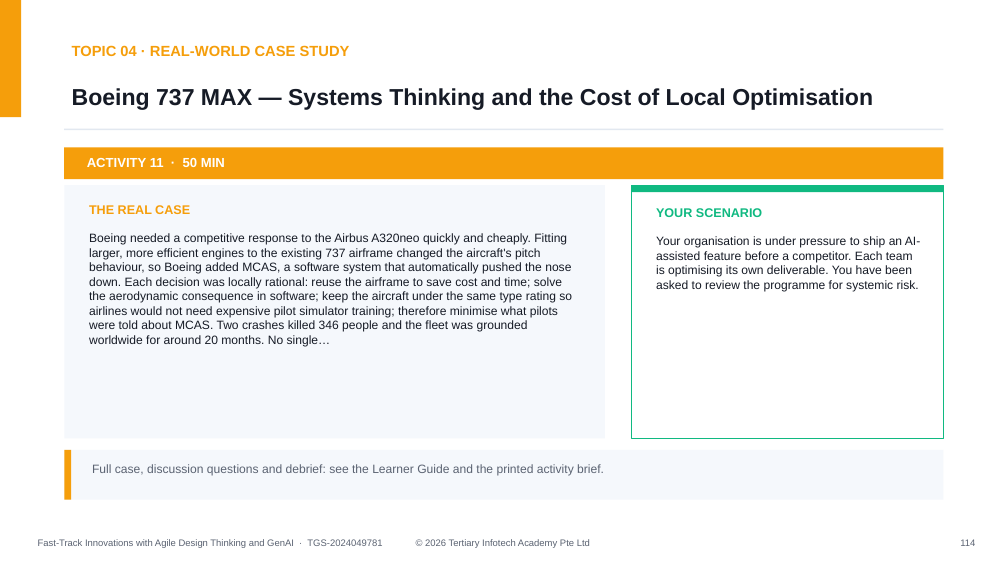
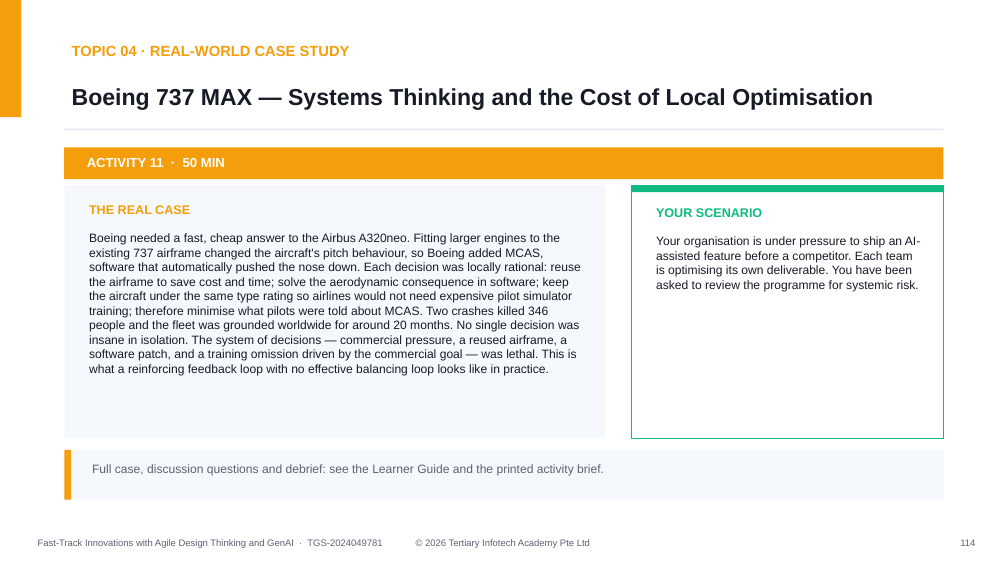
Before and after one commit to tertiarycourses/TGS-2024049781-Fast-Track-Innovations-with-Agile-Design-Thinking-and-Generative-AI, a slide deck: slide 114 of courseware/Fast-Track Innovations with Agile Design Thinking and GenAI-v4.0.pptx. Drawn at 1008x567 pixels with LibreOffice and Linux fonts; fonts in the diff are those of the drawing. Boxes give left, top, right and bottom in pixels: in the first picture for what was removed or moved away, otherwise in the second. Text is boxed around its words. In the diff, an @@ line names an element or a change of style, - is before the commit and + after.

```diff
--- a/courseware/Fast-Track Innovations with Agile Design Thinking and GenAI-v4.0.pptx
+++ b/courseware/Fast-Track Innovations with Agile Design Thinking and GenAI-v4.0.pptx
@@ text at [89,233,581,375]: text changed @@
-Boeing needed a competitive response to the Airbus A320neo quickly and cheaply. Fitting larger, more efficient engines to the existing 737 airframe changed the aircraft's pitch behaviour, so Boeing added MCAS, a software system that automatically pushed the nose down. Each decision was locally rational: reuse the airframe to save cost and time; solve the aerodynamic consequence in software; keep the aircraft under the same type rating so airlines would not need expensive pilot simulator training; therefore minimise what pilots were told about MCAS. Two crashes killed 346 people and the fleet was grounded worldwide for around 20 months. No single…
+Boeing needed a fast, cheap answer to the Airbus A320neo. Fitting larger engines to the existing 737 airframe changed the aircraft's pitch behaviour, so Boeing added MCAS, software that automatically pushed the nose down. Each decision was locally rational: reuse the airframe to save cost and time; solve the aerodynamic consequence in software; keep the aircraft under the same type rating so airlines would not need expensive pilot simulator training; therefore minimise what pilots were told about MCAS. Two crashes killed 346 people and the fleet was grounded worldwide for around 20 months. No single decision was insane in isolation. The system of decisions — commercial pressure, a reused airframe, a software patch, and a training omission driven by the commercial goal — was lethal. This is what a reinforcing feedback loop with no effective balancing loop looks like in practice.
```
Also in this commit, not shown: 15 other slides changed, 30 other files.
